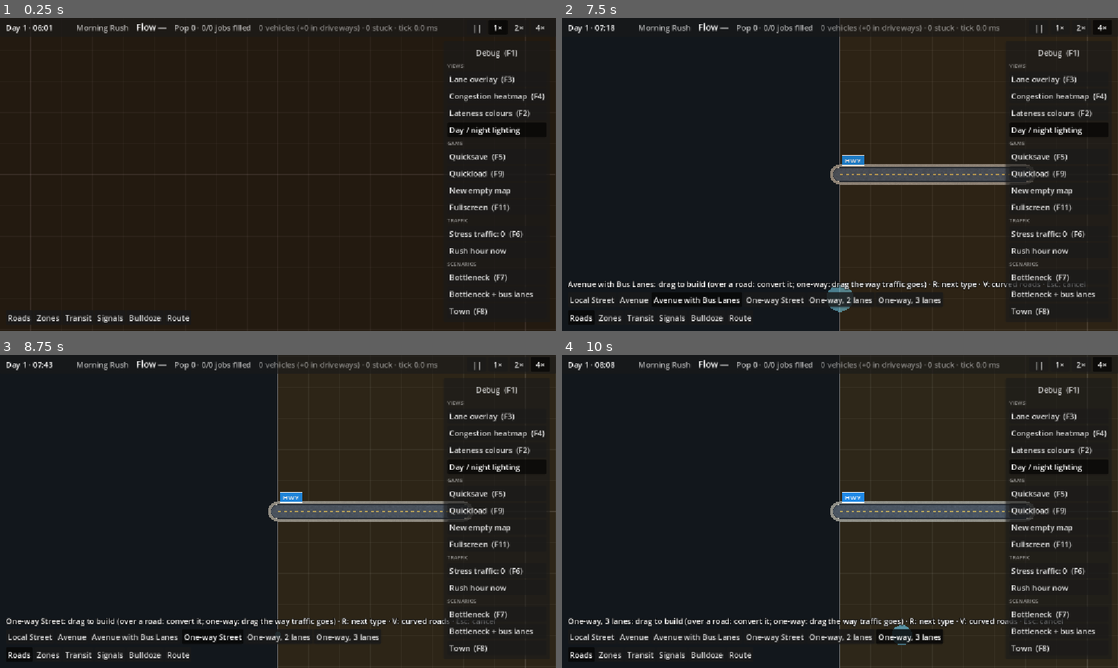
Above: before the commit, frames 1-4 (two rows, left to right).
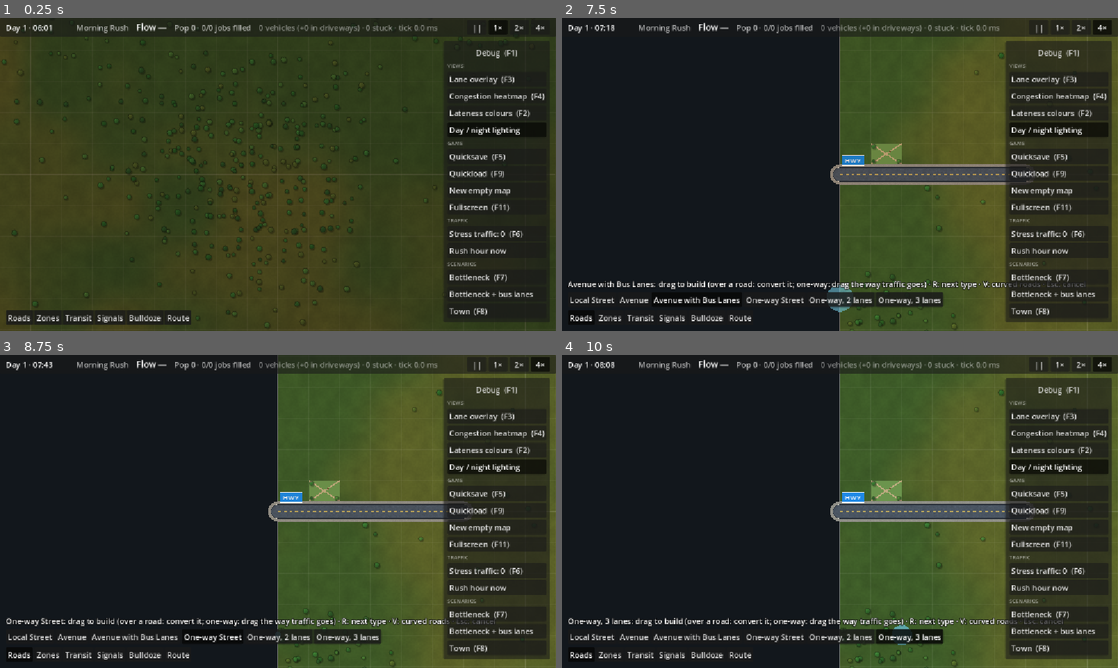
Above: after the commit, the same moments.

Repository: gimk/transit-flow
Game: Godot game, scene res://scenes/main.tscn
Two runs of this game, one before a commit and one after it. Both use one fixed random seed, a clock stepped at 60 frames per second and the inputs below.
Inputs:
- Up to frame 1 (0.25 s): no input
- Up to frame 2 (7.5 s): click "New empty map" at 0.5 s; click "New empty map" at 1.25 s; click "||" at 2 s; click "1×" at 2.75 s; click "2×" at 3.5 s; click "4×" at 4.25 s; click "Roads" at 5 s; click "Local Street" at 5.75 s; click "Avenue" at 6.5 s; click "Avenue with Bus Lanes" at 7.25 s
- Up to frame 3 (8.75 s): click "One-way Street" at 8 s
- Up to frame 4 (10 s): click "One-way, 2 lanes" at 8.75 s; click "One-way, 3 lanes" at 9.5 s

The runs differ from the first frame. In frame 1, 73% of the frame differs, in the area x 0-100%, y 0-100%; in frame 2, 26%; in frame 3, 28%; in frame 4, 29%.

Commit message:
Polish: varied grass ground, woods and small parks on unzoned land
Ground drawn with a world-space grass shader (lusher and drier patches,
tufts, grain); grid lines on their own layer. NatureRenderer puts trees
(one batch, clustered into woods by noise) and small parks beside roads on
unzoned, unbuilt land, clear of roads and sidewalks; laid out from the roads
only on road edits, filtered on zone and lot changes.

Diff:
--- a/scenes/main.tscn
+++ b/scenes/main.tscn
@@ -21,6 +21,7 @@
 [ext_resource type="Script" uid="uid://blpje5h1ldfb1" path="res://view/heatmap_overlay.gd" id="14_heatmap"]
 [ext_resource type="Script" uid="uid://b22w3mj2x3c0k" path="res://tools/signal_tool.gd" id="15_signal_tool"]
 [ext_resource type="Script" path="res://tools/bus_line_tool.gd" id="32_bus_tool"]
+[ext_resource type="Script" path="res://view/nature_renderer.gd" id="33_nature"]
 
 [node name="Main" type="Node2D" unique_id=1531639300]
 
@@ -28,10 +29,13 @@
 
 [node name="GridRenderer" type="Node2D" parent="World" unique_id=1275227272]
 script = ExtResource("1_grid")
-map_color = Color(0.17898983, 0.1531992, 0.098189585, 1)
+map_color = Color(0.3, 0.36, 0.2, 1)
 
 [node name="ZoneRenderer" type="Node2D" parent="World"]
 script = ExtResource("16_zones")
+
+[node name="NatureRenderer" type="Node2D" parent="World"]
+script = ExtResource("33_nature")
 
 [node name="RoadRenderer" type="Node2D" parent="World" unique_id=311894543]
 script = ExtResource("4_roads")
--- a/tests/integration/test_build_tools.gd
+++ b/tests/integration/test_build_tools.gd
@@ -172,7 +172,7 @@
 
 
 func test_main_scene_has_its_key_nodes() -> void:
-	for path in ["World/GridRenderer", "World/ZoneRenderer", "World/RoadRenderer", "World/IntersectionRenderer", "World/LotRenderer",
+	for path in ["World/GridRenderer", "World/ZoneRenderer", "World/NatureRenderer", "World/RoadRenderer", "World/IntersectionRenderer", "World/LotRenderer",
 			"World/VehicleRenderer", "World/PedestrianRenderer", "World/TransitRenderer", "World/HeatmapOverlay", "World/DayNight", "World/ExternalRenderer",
 			"World/LaneOverlay", "World/Tools", "MapCamera", "HUD", "HUD/ToolPalette"]:
 		assert_not_null(_main.get_node_or_null(path), path)
--- /dev/null
+++ b/tests/unit/test_nature.gd
@@ -0,0 +1,54 @@
+extends GutTest
+## Greenery on unzoned land (NatureRenderer.lay_out): trees and parks keep off roads,
+## sidewalks, zones and lots, and come out the same every time.
+
+const G := 64.0
+
+var sim: Simulation
+
+
+func before_each() -> void:
+	sim = Simulation.new()
+	var local := RoadType.load_by_id(&"local_2lane")
+	sim.roads.add_road(Vector2(10, 20) * G, Vector2(40, 20) * G, RoadType.load_by_id(&"avenue_4lane"))
+	sim.roads.add_road(Vector2(25, 5) * G, Vector2(25, 35) * G, local)
+	sim.roads.add_curved_road(Vector2(30, 30) * G, Vector2(36, 30) * G, Vector2(36, 36) * G, local)
+	var cells: Array[Vector2i] = []
+	for x in range(20, 25):
+		cells.append(Vector2i(x, 20))
+	sim.zones.paint(cells, Lot.Type.RESIDENTIAL)
+	sim.lots.add_lot(Vector2i(27, 19), Lot.Type.COMMERCIAL)
+
+
+func after_each() -> void:
+	sim.dispose()
+
+
+func test_greenery_keeps_off_roads_sidewalks_zones_and_lots() -> void:
+	var started := Time.get_ticks_msec()
+	var layout := NatureRenderer.lay_out(sim.roads, sim.zones.zones, sim.lots)
+	gut.p("laid out the whole map in %d ms" % (Time.get_ticks_msec() - started))
+	var trees: Array[Vector3] = layout.trees
+	assert_gt(trees.size(), 100, "a fair number of trees")
+	assert_gt((layout.parks as Array).size(), 0, "some parks beside the roads")
+	for tree in trees:
+		var at := Vector2(tree.x, tree.y)
+		var cell := Grid.world_to_cell(at)
+		assert_false(sim.zones.zones.has(cell), "not on zoned land")
+		assert_eq(sim.lots.get_lot_at_cell(cell), -1, "not on a lot")
+		for segment: RoadSegment in sim.roads.segments.values():
+			var points := LaneBuilder.get_polyline(segment.centerline)
+			var clear := segment.road_type.get_total_width() * 0.5 + RoadRenderer.SIDEWALK_WIDTH
+			for i in points.size() - 1:
+				var gap := at.distance_to(Geometry2D.get_closest_point_to_segment(at, points[i], points[i + 1]))
+				if gap < clear + tree.z - 1.0:
+					fail_test("tree at %s over the road or its sidewalk" % at)
+					return
+	for park: Dictionary in layout.parks:
+		assert_false(sim.zones.zones.has(Grid.world_to_cell((park.plot as Rect2).get_center())))
+
+
+func test_the_same_map_gets_the_same_greenery() -> void:
+	var first := NatureRenderer.lay_out(sim.roads, sim.zones.zones, sim.lots)
+	var second := NatureRenderer.lay_out(sim.roads, sim.zones.zones, sim.lots)
+	assert_eq(first.trees, second.trees)
--- a/view/grid_renderer.gd
+++ b/view/grid_renderer.gd
@@ -1,7 +1,8 @@
 class_name GridRenderer
 extends Node2D
-## Draws the map background and the building grid, limited to the visible area.
-## Minor lines are hidden when zoomed out far enough that they would turn into noise.
+## Draws the map's ground (ground.gdshader: varied grass in `map_color`) and, over it on
+## a child layer, the building grid, limited to the visible area. Minor lines are hidden
+## when zoomed out far enough that they would turn into noise.
 
 const MAJOR_EVERY := 8
 const MIN_MINOR_SPACING_PX := 12.0
@@ -12,19 +13,32 @@
 @export var border_color := Color(1, 1, 1, 0.35)
 
 var _visible_rect := Rect2()
+## The grid lines, drawn without the ground shader.
+var _lines := Node2D.new()
+
+
+func _ready() -> void:
+	var ground := ShaderMaterial.new()
+	ground.shader = preload("res://view/ground.gdshader")
+	material = ground
+	_lines.name = "Lines"
+	add_child(_lines)
+	_lines.draw.connect(_draw_lines)
 
 
 func _process(_delta: float) -> void:
 	var rect := _compute_visible_rect()
 	if rect != _visible_rect:
 		_visible_rect = rect
-		queue_redraw()
+		_lines.queue_redraw()
 
 
 func _draw() -> void:
+	draw_rect(Grid.map_rect(), map_color)
+
+
+func _draw_lines() -> void:
 	var map := Grid.map_rect()
-	draw_rect(map, map_color)
-
 	var view := _visible_rect.intersection(map)
 	if view.has_area():
 		var cell := Grid.CELL_SIZE
@@ -53,11 +67,11 @@
 				minor.append(to)
 
 		if not minor.is_empty():
-			draw_multiline(minor, minor_color)
+			_lines.draw_multiline(minor, minor_color)
 		if not major.is_empty():
-			draw_multiline(major, major_color)
+			_lines.draw_multiline(major, major_color)
 
-	draw_rect(map, border_color, false)
+	_lines.draw_rect(map, border_color, false)
 
 
 func _compute_visible_rect() -> Rect2:
--- /dev/null
+++ b/view/ground.gdshader
@@ -0,0 +1,35 @@
+shader_type canvas_item;
+// The open ground under everything (GridRenderer): grass in the node's colour, varied in
+// world space so the map isn't one flat colour: broad patches of lusher and drier
+// grass, smaller tufts, and a fine grain.
+
+varying vec2 world;
+
+void vertex() {
+	world = (MODEL_MATRIX * vec4(VERTEX, 0.0, 1.0)).xy;
+}
+
+float hash(vec2 p) {
+	return fract(sin(dot(p, vec2(127.1, 311.7))) * 43758.5453);
+}
+
+float value_noise(vec2 p) {
+	vec2 i = floor(p);
+	vec2 f = fract(p);
+	vec2 u = f * f * (3.0 - 2.0 * f);
+	return mix(mix(hash(i), hash(i + vec2(1.0, 0.0)), u.x),
+		mix(hash(i + vec2(0.0, 1.0)), hash(i + vec2(1.0, 1.0)), u.x), u.y);
+}
+
+void fragment() {
+	vec3 base = COLOR.rgb;
+	float patches = value_noise(world / 420.0) * 0.65 + value_noise(world / 130.0) * 0.35;
+	float tufts = value_noise(world / 18.0);
+	float grain = value_noise(world / 3.0);
+	vec3 lush = base * vec3(0.82, 1.02, 0.8);
+	vec3 dry = base * vec3(1.22, 1.12, 0.82);
+	vec3 color = mix(lush, dry, smoothstep(0.35, 0.7, patches));
+	color *= 0.93 + 0.1 * tufts;
+	color *= 0.97 + 0.06 * grain;
+	COLOR = vec4(color, COLOR.a);
+}
--- /dev/null
+++ b/view/nature_renderer.gd
@@ -0,0 +1,226 @@
+class_name NatureRenderer
+extends Node2D
+## Greenery on land nobody has zoned: trees, clustered into woods by a slow noise over
+## the map, and here and there a small park beside a road (mown grass, footpaths, a pond
+## or a bench, trees round the edge). Purely decoration, derived from the map: it keeps
+## to the part of each cell roads and sidewalks leave free (LotSystem.compute_plot) and is
+## laid out again when roads, zones or lots change. The same cell always gets the same
+## trees. Trees are one batch (tree.gdshader); parks are drawn here.
+
+## Canopy radius range (px).
+const TREE_RADIUS := Vector2(3.5, 6.0)
+## The tree quad's width in canopy radii (room for the shadow): tree.gdshader's QUAD_SCALE.
+const QUAD_SCALE := 3.2
+## Woods: cells further than this into a wood (noise 0..1) get trees, more the deeper.
+const WOODS_START := 0.42
+const MAX_TREES_PER_CELL := 10
+## A tree now and then even in open country.
+const LONE_TREE_CHANCE := 0.12
+## Share of unzoned cells beside a road that are parks.
+const PARK_CHANCE := 0.1
+## Size of a wood, in cells.
+const WOODS_SCALE := 7.0
+const TREE_COLORS: Array[Color] = [
+	Color("2e6b2a"), Color("3b7d34"), Color("356e2e"), Color("4a7f35"), Color("2f5e2a"), Color("566f2c"),
+]
+const LAWN_COLOR := Color(0.42, 0.58, 0.3)
+const PATH_COLOR := Color(0.74, 0.67, 0.5)
+const POND_COLOR := Color(0.3, 0.5, 0.62)
+const BENCH_COLOR := Color(0.45, 0.32, 0.2)
+const PATH_WIDTH := 3.0
+
+## Parks to draw: { "plot" (Rect2), "diagonal" (paths corner to corner), "pond" (bool) }.
+var _parks: Array[Dictionary] = []
+var _trees := MultiMeshInstance2D.new()
+## Cell -> its greenery, were it unzoned (see lay_out_wild): depends only on the roads.
+var _wild: Dictionary = {}
+## Roads changed: lay out the wild greenery again. Zones or lots changed: only filter it.
+var _roads_dirty := true
+var _dirty := true
+
+
+func _ready() -> void:
+	var trees := MultiMesh.new()
+	trees.transform_format = MultiMesh.TRANSFORM_2D
+	trees.use_colors = true
+	trees.mesh = VehicleRenderer.make_quad_around(Vector2(-0.5, -0.5), Vector2(0.5, 0.5))
+	_trees.multimesh = trees
+	var shader_material := ShaderMaterial.new()
+	shader_material.shader = preload("res://view/tree.gdshader")
+	_trees.material = shader_material
+	_trees.name = "Trees"
+	add_child(_trees)
+	Events.simulation_reset.connect(_mark_roads_dirty)
+	Events.zones_changed.connect(_mark_dirty)
+	Events.lots_changed.connect(_mark_dirty)
+	Events.road_network_changed.connect(func(_nodes: Array, _segments: Array) -> void: _mark_roads_dirty())
+
+
+func _mark_dirty() -> void:
+	_dirty = true
+
+
+func _mark_roads_dirty() -> void:
+	_roads_dirty = true
+	_dirty = true
+
+
+func _process(_delta: float) -> void:
+	if _dirty:
+		_dirty = false
+		_rebuild()
+
+
+func _rebuild() -> void:
+	var sim := Game.simulation
+	if _roads_dirty:
+		_roads_dirty = false
+		_wild = lay_out_wild(sim.roads)
+	var layout := keep_unzoned(_wild, sim.zones.zones, sim.lots)
+	_parks = layout.parks
+	var trees: Array[Vector3] = layout.trees
+	var multimesh := _trees.multimesh
+	multimesh.instance_count = trees.size()
+	for i in trees.size():
+		var tree := trees[i]
+		var at := Vector2(tree.x, tree.y)
+		multimesh.set_instance_transform_2d(i, Transform2D(0.0, Vector2.ONE * tree.z * QUAD_SCALE, 0.0, at))
+		multimesh.set_instance_color(i, TREE_COLORS[hash(at) % TREE_COLORS.size()])
+	queue_redraw()
+
+
+## Where greenery goes on the map: { "trees": Array[Vector3] (x, y, canopy radius),
+## "parks": Array[Dictionary] (see _parks) }. Static and deterministic, for tests.
+static func lay_out(roads: RoadNetwork, zones: Dictionary, lots: LotSystem) -> Dictionary:
+	return keep_unzoned(lay_out_wild(roads), zones, lots)
+
+
+## The greenery of a lay_out_wild() map on the cells that are neither zoned nor built on.
+static func keep_unzoned(wild: Dictionary, zones: Dictionary, lots: LotSystem) -> Dictionary:
+	var trees: Array[Vector3] = []
+	var parks: Array[Dictionary] = []
+	for cell: Vector2i in wild:
+		if zones.has(cell) or lots.get_lot_at_cell(cell) != -1:
+			continue
+		var greenery: Dictionary = wild[cell]
+		trees.append_array(greenery.trees)
+		if greenery.has("park"):
+			parks.append(greenery.park)
+	return { "trees": trees, "parks": parks }
+
+
+## Greenery per cell as if nothing were zoned, from the roads alone (the slow part, about
+## 70 ms for the whole map): cell -> { "trees": Array[Vector3], "park" (if a park) }.
+static func lay_out_wild(roads: RoadNetwork) -> Dictionary:
+	var near_roads := _cells_near_roads(roads)
+	var wild: Dictionary = {}
+	for x in Grid.MAP_SIZE_CELLS.x:
+		for y in Grid.MAP_SIZE_CELLS.y:
+			var cell := Vector2i(x, y)
+			var trees: Array[Vector3] = []
+			var full := Rect2(Vector2(cell) * Grid.CELL_SIZE, Vector2.ONE * Grid.CELL_SIZE)
+			var plot := LotSystem.compute_plot(roads, cell) if near_roads.has(cell) else full
+			if not plot.has_area():
+				continue
+			if plot != full and _random(cell, 1) < PARK_CHANCE:
+				_add_park_trees(trees, plot, cell, near_roads.get(cell, []))
+				wild[cell] = { "trees": trees,
+					"park": { "plot": plot, "diagonal": _random(cell, 2) < 0.5, "pond": _random(cell, 3) < 0.3 } }
+				continue
+			var woods := _woods(cell)
+			var count := 0
+			if woods > WOODS_START:
+				count = ceili((woods - WOODS_START) / (1.0 - WOODS_START) * MAX_TREES_PER_CELL)
+			elif _random(cell, 4) < LONE_TREE_CHANCE:
+				count = 1
+			for k in count:
+				var radius := lerpf(TREE_RADIUS.x, TREE_RADIUS.y, _random(cell, 10 + k * 3))
+				var room := plot.grow(-radius)
+				if not room.has_area():
+					continue
+				var at := room.position + room.size * Vector2(_random(cell, 11 + k * 3), _random(cell, 12 + k * 3))
+				if _clear_of(near_roads.get(cell, []), at, radius):
+					trees.append(Vector3(at.x, at.y, radius))
+			if not trees.is_empty():
+				wild[cell] = { "trees": trees }
+	return wild
+
+
+## Trees round the edge of a park, clear of its paths.
+static func _add_park_trees(trees: Array[Vector3], plot: Rect2, cell: Vector2i, pieces: Array) -> void:
+	var inset := plot.grow(-TREE_RADIUS.y)
+	if not inset.has_area():
+		return
+	var corners := [inset.position, Vector2(inset.end.x, inset.position.y), inset.end, Vector2(inset.position.x, inset.end.y)]
+	for k in corners.size():
+		var radius := lerpf(TREE_RADIUS.x, TREE_RADIUS.y, _random(cell, 30 + k))
+		if _random(cell, 20 + k) < 0.75 and _clear_of(pieces, corners[k], radius):
+			trees.append(Vector3(corners[k].x, corners[k].y, radius))
+
+
+## Cells a road passes close enough to take part of (the rest are wholly free), each with
+## the road pieces near it: [from, to, how far greenery keeps from the centerline].
+static func _cells_near_roads(roads: RoadNetwork) -> Dictionary:
+	var near: Dictionary = {}
+	for segment: RoadSegment in roads.segments.values():
+		var points := LaneBuilder.get_polyline(segment.centerline)
+		var clear := segment.road_type.get_total_width() * 0.5 + LotSystem.ROAD_CLEARANCE
+		for i in points.size() - 1:
+			var a := points[i]
+			var b := points[i + 1]
+			var steps := maxi(1, ceili(a.distance_to(b) / (Grid.CELL_SIZE * 0.5)))
+			for s in steps + 1:
+				var cell := Grid.world_to_cell(a.lerp(b, float(s) / steps))
+				for dx in [-1, 0, 1]:
+					for dy in [-1, 0, 1]:
+						var pieces: Array = near.get_or_add(cell + Vector2i(dx, dy), [])
+						if pieces.is_empty() or pieces[-1][0] != a:
+							pieces.append([a, b, clear])
+	return near
+
+
+## Whether a tree of `radius` at `at` keeps clear of these road pieces and their sidewalks
+## (past a road's end too, where compute_plot doesn't look).
+static func _clear_of(pieces: Array, at: Vector2, radius: float) -> bool:
+	for piece: Array in pieces:
+		var closest := Geometry2D.get_closest_point_to_segment(at, piece[0], piece[1])
+		if at.distance_to(closest) < piece[2] + radius:
+			return false
+	return true
+
+
+## How deep into a wood a cell is, 0..1: smooth value noise over cells.
+static func _woods(cell: Vector2i) -> float:
+	var p := Vector2(cell) / WOODS_SCALE
+	var i := Vector2i(p.floor())
+	var f := p - Vector2(i)
+	var u := f * f * (Vector2(3, 3) - 2.0 * f)
+	var top := lerpf(_random(i, 0), _random(i + Vector2i(1, 0), 0), u.x)
+	var bottom := lerpf(_random(i + Vector2i(0, 1), 0), _random(i + Vector2i(1, 1), 0), u.x)
+	return lerpf(top, bottom, u.y)
+
+
+## A repeatable random number in 0..1 for a cell and a purpose (`salt`).
+static func _random(cell: Vector2i, salt: int) -> float:
+	return float(hash(Vector3i(cell.x, cell.y, salt)) % 10007) / 10006.0
+
+
+func _draw() -> void:
+	for park in _parks:
+		var plot: Rect2 = park.plot
+		draw_rect(plot, LAWN_COLOR)
+		var center := plot.get_center()
+		if park.diagonal:
+			draw_line(plot.position, plot.end, PATH_COLOR, PATH_WIDTH)
+			draw_line(Vector2(plot.end.x, plot.position.y), Vector2(plot.position.x, plot.end.y), PATH_COLOR, PATH_WIDTH)
+		else:
+			draw_line(Vector2(plot.position.x, center.y), Vector2(plot.end.x, center.y), PATH_COLOR, PATH_WIDTH)
+			draw_line(Vector2(center.x, plot.position.y), Vector2(center.x, plot.end.y), PATH_COLOR, PATH_WIDTH)
+		if park.pond:
+			var radius := minf(plot.size.x, plot.size.y) * 0.18
+			draw_circle(center, radius + 1.5, PATH_COLOR)
+			draw_circle(center, radius, POND_COLOR)
+		else:
+			draw_circle(center, 3.5, PATH_COLOR)
+			var bench := Rect2(center + Vector2(5.0, -6.5), Vector2(5.0, 1.8))
+			draw_rect(bench, BENCH_COLOR)
--- a/view/pedestrian_renderer.gd
+++ b/view/pedestrian_renderer.gd
@@ -30,25 +30,11 @@
 	multimesh = MultiMesh.new()
 	multimesh.transform_format = MultiMesh.TRANSFORM_2D
 	multimesh.use_colors = true
-	multimesh.mesh = _make_quad()
+	multimesh.mesh = VehicleRenderer.make_quad_around(Vector2(-0.5, -0.5), Vector2(0.5, 0.5))
 	var shader_material := ShaderMaterial.new()
 	shader_material.shader = preload("res://view/pedestrian.gdshader")
 	material = shader_material
 	Events.simulation_reset.connect(_on_simulation_reset)
-
-
-## A unit quad with UV equal to the position (-0.5..0.5), for the shader.
-static func _make_quad() -> ArrayMesh:
-	var a := Vector2(-0.5, -0.5)
-	var b := Vector2(0.5, 0.5)
-	var vertices := PackedVector2Array([a, Vector2(b.x, a.y), b, a, b, Vector2(a.x, b.y)])
-	var arrays := []
-	arrays.resize(Mesh.ARRAY_MAX)
-	arrays[Mesh.ARRAY_VERTEX] = vertices
-	arrays[Mesh.ARRAY_TEX_UV] = vertices
-	var mesh := ArrayMesh.new()
-	mesh.add_surface_from_arrays(Mesh.PRIMITIVE_TRIANGLES, arrays)
-	return mesh
 
 
 func _on_simulation_reset() -> void:
--- /dev/null
+++ b/view/tree.gdshader
@@ -0,0 +1,29 @@
+shader_type canvas_item;
+// A tree seen from above (NatureRenderer): a lumpy round canopy in the instance colour,
+// lit from the north-west, over its shadow cast down and right. UV runs -0.5..0.5 across
+// the quad, which is NatureRenderer.QUAD_SCALE canopy radii wide.
+
+const float QUAD_SCALE = 3.2;
+const vec2 SHADOW_OFFSET = vec2(0.35, 0.45);
+const vec2 SUN = vec2(-0.6, -0.8);
+
+void fragment() {
+	vec2 q = UV * QUAD_SCALE; // In canopy radii.
+	float aa = max(fwidth(q.x), 0.001);
+	// Lumps round the edge, different per tree (phase from its colour).
+	float phase = fract(COLOR.r * 97.0 + COLOR.g * 41.0) * 6.2831;
+	float angle = atan(q.y, q.x);
+	float edge = 1.0 + 0.07 * sin(angle * 7.0 + phase) + 0.04 * sin(angle * 3.0 - phase);
+	float canopy = 1.0 - smoothstep(edge - aa, edge + aa, length(q));
+	float shadow = (1.0 - smoothstep(1.0 - aa, 1.0 + aa, length(q - SHADOW_OFFSET))) * 0.32;
+	// Brighter toward the light, darker at the rim.
+	float lit = dot(q, SUN) * 0.5 + 0.5;
+	vec3 color = COLOR.rgb * (0.78 + 0.35 * lit);
+	color = mix(color, COLOR.rgb * 0.6, smoothstep(0.7, 1.0, length(q) / edge) * 0.6);
+	float highlight = 1.0 - smoothstep(0.0, 0.35, length(q - vec2(-0.35, -0.4)));
+	color = mix(color, COLOR.rgb * 1.3, highlight * 0.5);
+	vec4 tree = vec4(color, canopy);
+	vec4 under = vec4(0.0, 0.0, 0.0, shadow);
+	COLOR = mix(under, tree, canopy);
+	COLOR.a = max(canopy, shadow);
+}
--- a/view/vehicle_renderer.gd
+++ b/view/vehicle_renderer.gd
@@ -56,6 +56,12 @@
 static func make_quad() -> ArrayMesh:
 	var a := Vector2(-0.5 - QUAD_REAR, -0.5 - QUAD_SIDE)
 	var b := Vector2(0.5 + QUAD_FRONT, 0.5 + QUAD_SIDE)
+	return make_quad_around(a, b)
+
+
+## A quad from corner `a` to corner `b` with UV equal to the position, for sprites drawn
+## by a shader from where they are on it (vehicles, people, trees).
+static func make_quad_around(a: Vector2, b: Vector2) -> ArrayMesh:
 	var vertices := PackedVector2Array([a, Vector2(b.x, a.y), b, a, b, Vector2(a.x, b.y)])
 	var arrays := []
 	arrays.resize(Mesh.ARRAY_MAX)
Not shown, added: tests/unit/test_nature.gd.uid
Not shown, added: view/ground.gdshader.uid
Not shown, added: view/nature_renderer.gd.uid
Not shown, added: view/tree.gdshader.uid
Not shown, changed: CLAUDE.md
Not shown, changed: docs/IMPLEMENTATION_PLAN.md
